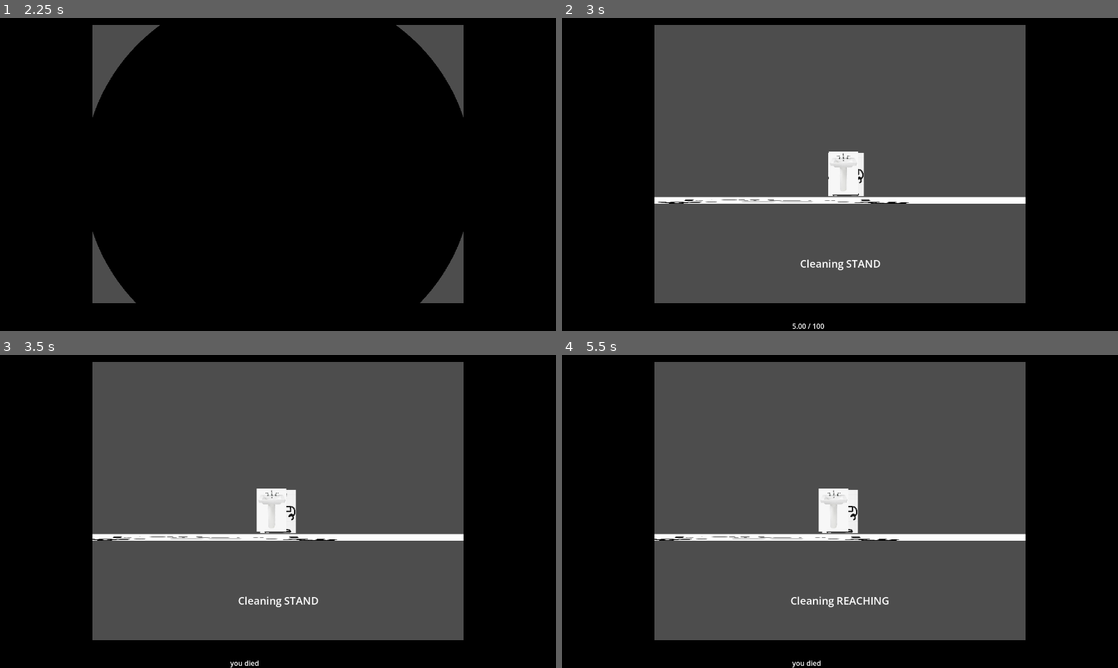
Above: before the commit, frames 1-4 (two rows, left to right).
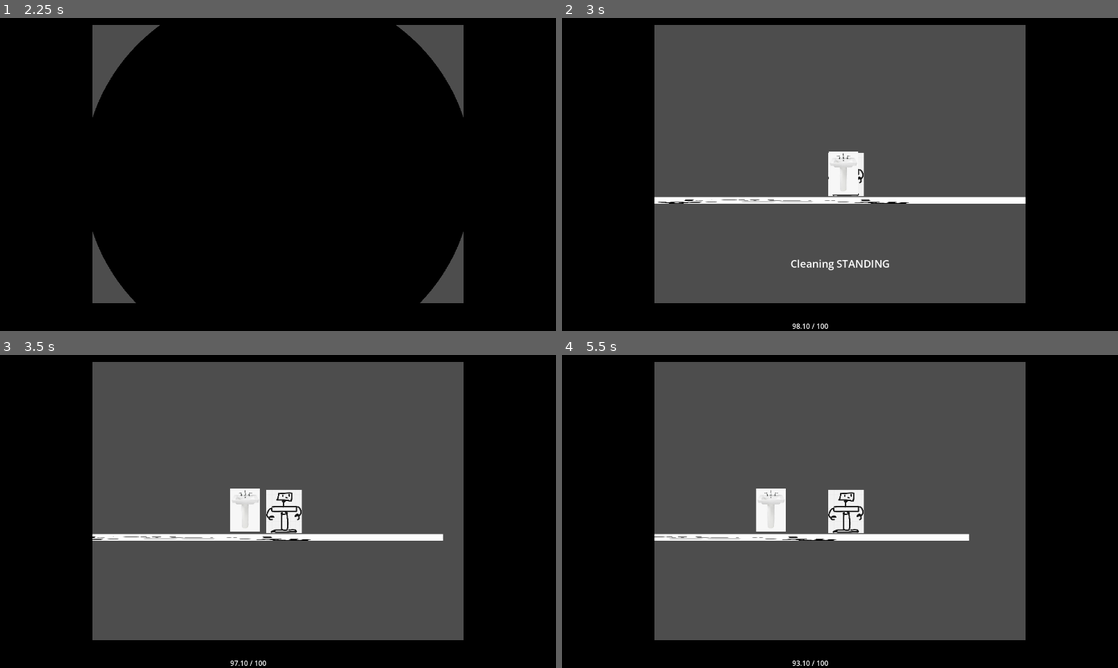
Above: after the commit, the same moments.

Repository: leorCD/Cleaning-Robot
Game: Godot game, scene res://scenes/main menu.tscn
Two runs of this game, one before a commit and one after it. Both use one fixed random seed, a clock stepped at 60 frames per second and the inputs below.
Inputs:
- Up to frame 1 (2.25 s): click "play" at 0.5 s; click "play" at 1.25 s; tap Enter at 2 s; hold D (right) from 2.03 s (still down); tap Space (interact) at 2.1 s
- Up to frame 2 (3 s): keep holding D (right); tap W (up) at 2.27 s; tap Space (interact) at 2.75, 2.85 s
- Up to frame 3 (3.5 s): keep holding D (right); tap W (up) at 3.02 s
- Up to frame 4 (5.5 s): release D (right) at 3.53 s; hold A (left) 3.53-4.28 s; tap Space (interact) at 3.6, 4.25, 4.35, 5.1 s; hold D (right) from 4.28 s (still down); tap W (up) at 4.52, 5.27 s

Frame 1 is identical in both runs. In frame 2, 0.3% of the frame differs, in the area x 41-59%, y 77-100%; in frame 3, 1.9%; in frame 4, 2.3%, in the area x 16-84%, y 42-100%.

Commit message:
Refactored cleaning system into a system of inheritance

Diff:
--- a/player/interactiontype.gd
+++ b/player/interactiontype.gd
@@ -2,7 +2,7 @@
 
 enum Stance{
 	NONE,
-	STAND,
-	CROUCH,
+	STANDING,
+	CROUCHING,
 	REACHING
 }
--- a/player/modules/battery_module.gd
+++ b/player/modules/battery_module.gd
@@ -6,7 +6,7 @@
 
 var currBattery : float = 100
 var maxBattery : int = 100 # just 100 %
-var batteryDepletionRate : float = 100.0 # per second
+var batteryDepletionRate : float = 2.0 # per second
 
 func _physics_process(delta: float) -> void:
 	if parent.direction and (not parent.velocity == Vector2.ZERO):
--- a/player/player.gd
+++ b/player/player.gd
@@ -3,7 +3,7 @@
 
 @onready var sprite = $Sprite2D
 
-var currentStance : InteractionType.Stance = InteractionType.Stance.STAND
+var currentStance : InteractionType.Stance = InteractionType.Stance.STANDING # default stance
 
 var gravity : float = 9.81 * 5000
 var speed : int = 2 * 5000
@@ -32,11 +32,11 @@
 	#currentStance = InteractionType.Stance.CROUCH if crouching else InteractionType.Stance.STAND
 	# this above code was replaced since theres 3 stances and not 2
 	if crouching:
-		currentStance = InteractionType.Stance.CROUCH
+		currentStance = InteractionType.Stance.CROUCHING
 	elif reaching:
 		currentStance = InteractionType.Stance.REACHING
 	else:
-		currentStance = InteractionType.Stance.STAND
+		currentStance = InteractionType.Stance.STANDING
 
 	move_and_slide()
 
--- a/scenes/level1.tscn
+++ b/scenes/level1.tscn
@@ -2,7 +2,7 @@
 
 [ext_resource type="Texture2D" uid="uid://dbpijmmatdkuy" path="res://textures/123.png" id="1_errlg"]
 [ext_resource type="PackedScene" uid="uid://dfayqmttyqmjf" path="res://player/player.tscn" id="1_g2h75"]
-[ext_resource type="Script" uid="uid://bw4wn5pphs17g" path="res://scripts/cleanableObjects/sink.gd" id="2_m7ahb"]
+[ext_resource type="Script" uid="uid://bbijc464j823o" path="res://scenes/sink.gd" id="2_ru4tf"]
 [ext_resource type="Texture2D" uid="uid://bgm2k0dlyukn6" path="res://textures/sink.png" id="3_dwgg1"]
 [ext_resource type="PackedScene" uid="uid://ca1ti3xnqjjh2" path="res://global/4_3_fake_aspect_ratio.tscn" id="5_ru4tf"]
 
@@ -25,7 +25,7 @@
 
 [node name="sink" type="Area2D" parent="Interactables" unique_id=927867921]
 position = Vector2(152, 45)
-script = ExtResource("2_m7ahb")
+script = ExtResource("2_ru4tf")
 metadata/_edit_group_ = true
 
 [node name="Sprite2D" type="Sprite2D" parent="Interactables/sink" unique_id=2047311134]
--- /dev/null
+++ b/scenes/sink.gd
@@ -0,0 +1 @@
+extends Cleanable
--- /dev/null
+++ b/scripts/cleanableObjects/cleanableClass.gd
@@ -0,0 +1,27 @@
+extends Area2D
+class_name Cleanable
+
+func clean(stance : InteractionType.Stance) -> void:
+	match stance: # match the value of stance to one of the listed values
+		InteractionType.Stance.STANDING: # standing value
+			start_standing_task()
+		InteractionType.Stance.CROUCHING: # crouching value
+			start_crouching_task()
+		InteractionType.Stance.REACHING: # reaching value
+			start_reaching_task()
+		_: # default case
+			print("error - something bad happened fix it")
+
+
+# override whichever ones youre gonna use
+func start_standing_task() -> void:
+	# default behavior
+	push_warning("standing task not implemented for " + self.name + ", intentional?")
+
+func start_crouching_task() -> void:
+	# default behavior
+	push_warning("standing task not implemented for " + self.name + ", intentional?")
+
+func start_reaching_task() -> void:
+	# default behavior
+	push_warning("standing task not implemented for " + self.name + ", intentional?")
--- a/scripts/cleanableObjects/sink.gd
+++ /dev/null
@@ -1,13 +0,0 @@
-extends Area2D
-class_name Cleanable
-
-func clean(stance : InteractionType.Stance) -> void:
-	match stance: # match the value of stance to one of the listed values
-		InteractionType.Stance.NONE: # no value
-			print("error")
-		InteractionType.Stance.STAND: # standing value
-			print("stand")
-		InteractionType.Stance.CROUCH: # crouching value
-			print("crouch")
-		InteractionType.Stance.REACHING: # reaching value
-			print("reaching")
Not shown, added: scenes/sink.gd.uid
Renamed: scripts/cleanableObjects/sink.gd.uid -> scripts/cleanableObjects/cleanableClass.gd.uid
